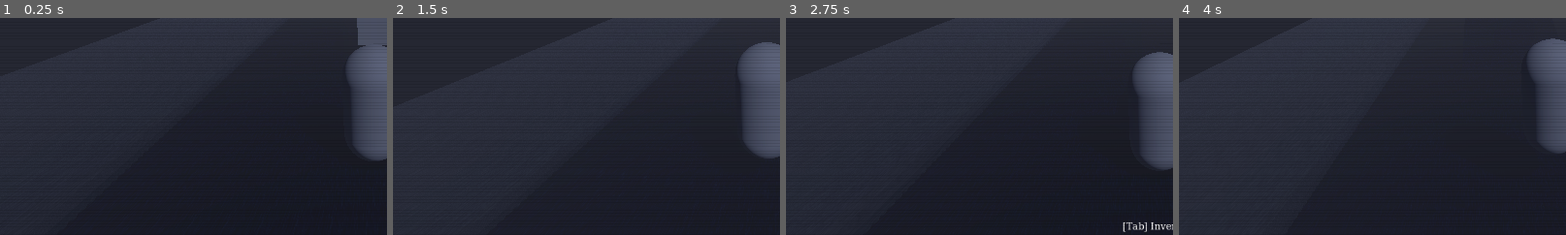
Above: before the commit, frames 1-4 (left to right).
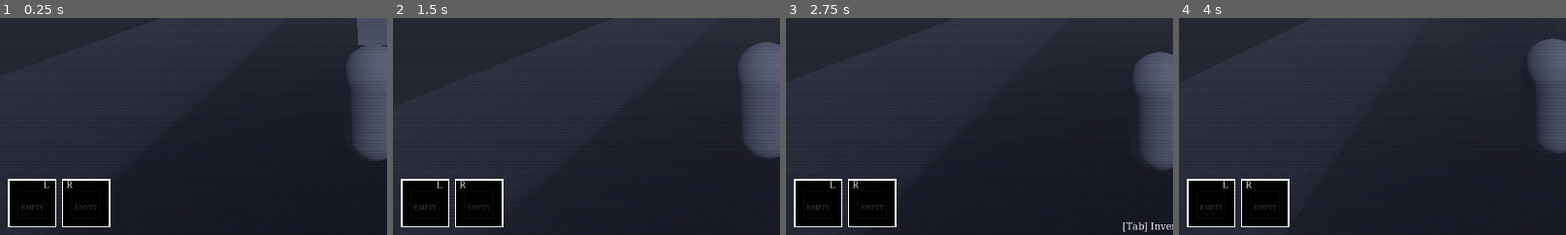
Above: after the commit, the same moments.

Repository: miles5g/paletero
Game: Godot game, scene res://world.tscn
The game is run twice, just before and just after one commit, with the same random seed, the same clock (stepped at 60 frames per second) and the same inputs.
Inputs (mouse positions are % of the whole screen's width and height, from its top left):
- Up to frame 1 (0.25 s): no input
- Up to frame 2 (1.5 s): move the mouse to (55, 50) at 0.52 s; hold Ctrl (crouch) 0.53-1.28 s; hold W (move_forward) from 0.53 s (still down); click (55, 50) at 0.67 s; tap Space (jump) at 0.77 s; move the mouse to (45, 50) at 1.27 s; tap E (interact) at 1.35 s; click (45, 50) at 1.42 s
- Up to frame 3 (2.75 s): keep holding W (move_forward); tap Space (jump) at 1.52 s; tap Enter at 2 s; move the mouse to (52, 48) at 2.02 s; hold Shift (sprint) from 2.03 s (still down); click (52, 48) at 2.17 s
- Up to frame 4 (4 s): keep holding W (move_forward); tap Space (jump) at 2.75, 3.02, 3.77 s; move the mouse to (49, 52) at 2.77 s; release Shift (sprint) at 2.78 s; tap Ctrl (crouch) at 2.85 s; click (49, 52) at 2.92 s; move the mouse to (57, 51) at 3.52 s; tap E (interact) at 3.6 s; click (57, 51) at 3.67 s
The pictures show only the part of the screen within x 2-52%, y 44-94%; the shares and areas given below are measured in that part.

The runs differ from the first frame. In frame 1, 5.5% of the frame differs, in the area x 2-29%, y 74-97%; in frame 2, 5.5%; in frame 3, 5.5%; in frame 4, 5.5%.

Commit message:
Add persistent dual-hand HUD slots to the gameplay overlay.
Create styled left/right hand boxes with dim empty-state placeholders and top-edge L/R markers that remain visible outside the inventory menu.

Co-authored-by: Cursor <cursoragent@cursor.com>

Diff:
--- a/world.gd
+++ b/world.gd
@@ -4,6 +4,99 @@
 const FLOOR_ALBEDO_TEXTURE_RES: int = 256
 
 var _scanline_overlay: ColorRect = null
+
+
+func _slot_stylebox() -> StyleBoxFlat:
+	var sb := StyleBoxFlat.new()
+	sb.bg_color = Color(0.0, 0.0, 0.0, 1.0)
+	sb.border_width_left = 2
+	sb.border_width_top = 2
+	sb.border_width_right = 2
+	sb.border_width_bottom = 2
+	sb.border_color = Color.WHITE
+	return sb
+
+
+func _make_dim_slot_placeholder() -> Texture2D:
+	var img := Image.create(24, 24, false, Image.FORMAT_RGBA8)
+	img.fill(Color(0.2, 0.2, 0.22, 0.2))
+	for i in range(24):
+		img.set_pixel(i, 0, Color(0.8, 0.8, 0.86, 0.22))
+		img.set_pixel(i, 23, Color(0.8, 0.8, 0.86, 0.22))
+		img.set_pixel(0, i, Color(0.8, 0.8, 0.86, 0.22))
+		img.set_pixel(23, i, Color(0.8, 0.8, 0.86, 0.22))
+	var tex := ImageTexture.new()
+	tex.set_image(img)
+	return tex
+
+
+func _make_hand_slot(
+	slot_name: String,
+	hand_mark: String,
+	mark_on_left: bool,
+	placeholder_tex: Texture2D,
+	font: Font
+) -> Panel:
+	var slot := Panel.new()
+	slot.name = slot_name
+	slot.custom_minimum_size = Vector2(72, 72)
+	slot.size = Vector2(72, 72)
+	slot.add_theme_stylebox_override("panel", _slot_stylebox())
+	var icon := TextureRect.new()
+	icon.name = "Icon"
+	icon.texture = placeholder_tex
+	icon.expand_mode = TextureRect.EXPAND_FIT_WIDTH_PROPORTIONAL
+	icon.stretch_mode = TextureRect.STRETCH_KEEP_ASPECT_CENTERED
+	icon.mouse_filter = Control.MOUSE_FILTER_IGNORE
+	icon.anchor_left = 0.0
+	icon.anchor_top = 0.0
+	icon.anchor_right = 1.0
+	icon.anchor_bottom = 1.0
+	icon.offset_left = 10.0
+	icon.offset_top = 16.0
+	icon.offset_right = -10.0
+	icon.offset_bottom = -12.0
+	icon.modulate = Color(1.0, 1.0, 1.0, 0.2)
+	var empty_mark := Label.new()
+	empty_mark.name = "EmptyMark"
+	empty_mark.text = "EMPTY"
+	empty_mark.mouse_filter = Control.MOUSE_FILTER_IGNORE
+	empty_mark.add_theme_font_override("font", font)
+	empty_mark.add_theme_font_size_override("font_size", 9)
+	empty_mark.add_theme_color_override("font_color", Color(1.0, 1.0, 1.0, 0.24))
+	empty_mark.horizontal_alignment = HORIZONTAL_ALIGNMENT_CENTER
+	empty_mark.vertical_alignment = VERTICAL_ALIGNMENT_CENTER
+	empty_mark.anchor_left = 0.0
+	empty_mark.anchor_top = 0.0
+	empty_mark.anchor_right = 1.0
+	empty_mark.anchor_bottom = 1.0
+	empty_mark.offset_left = 8.0
+	empty_mark.offset_top = 20.0
+	empty_mark.offset_right = -8.0
+	empty_mark.offset_bottom = -8.0
+	var mark := Label.new()
+	mark.name = "HandMark"
+	mark.text = hand_mark
+	mark.mouse_filter = Control.MOUSE_FILTER_IGNORE
+	mark.add_theme_font_override("font", font)
+	mark.add_theme_font_size_override("font_size", 12)
+	mark.add_theme_color_override("font_color", Color.WHITE)
+	mark.anchor_left = 0.0
+	mark.anchor_top = 0.0
+	mark.anchor_right = 0.0
+	mark.anchor_bottom = 0.0
+	mark.size = Vector2(12.0, 12.0)
+	mark.offset_top = 3.0
+	if mark_on_left:
+		mark.offset_left = 7.0
+	else:
+		mark.offset_left = 53.0
+	mark.horizontal_alignment = HORIZONTAL_ALIGNMENT_CENTER
+	mark.vertical_alignment = VERTICAL_ALIGNMENT_TOP
+	slot.add_child(icon)
+	slot.add_child(empty_mark)
+	slot.add_child(mark)
+	return slot
 
 
 func _make_floor_grit_texture(noise_seed: int) -> ImageTexture:
@@ -267,6 +360,28 @@
 	prompt_box.add_child(interaction_label)
 	hud.add_child(prompt_box)
 
+	var hand_slots := Control.new()
+	hand_slots.name = "HandSlots"
+	hand_slots.mouse_filter = Control.MOUSE_FILTER_IGNORE
+	hand_slots.anchor_left = 0.0
+	hand_slots.anchor_right = 0.0
+	hand_slots.anchor_top = 1.0
+	hand_slots.anchor_bottom = 1.0
+	hand_slots.offset_left = 24.0
+	hand_slots.offset_top = -138.0
+	hand_slots.offset_right = 210.0
+	hand_slots.offset_bottom = -18.0
+	var term_hand_font := _make_terminal_font()
+	var slot_placeholder := _make_dim_slot_placeholder()
+	var left_slot := _make_hand_slot("LeftHandSlot", "L", false, slot_placeholder, term_hand_font)
+	var right_slot := _make_hand_slot("RightHandSlot", "R", true, slot_placeholder, term_hand_font)
+	# Keep a clear gap so 2px borders never touch/overlap.
+	left_slot.position = Vector2(8.0, 16.0)
+	right_slot.position = Vector2(88.0, 16.0)
+	hand_slots.add_child(left_slot)
+	hand_slots.add_child(right_slot)
+	hud.add_child(hand_slots)
+
 	var inv_menu: Node = load("res://MasterHUD.tscn").instantiate()
 	hud.add_child(inv_menu)
 	var term_inv_font := _make_terminal_font()
